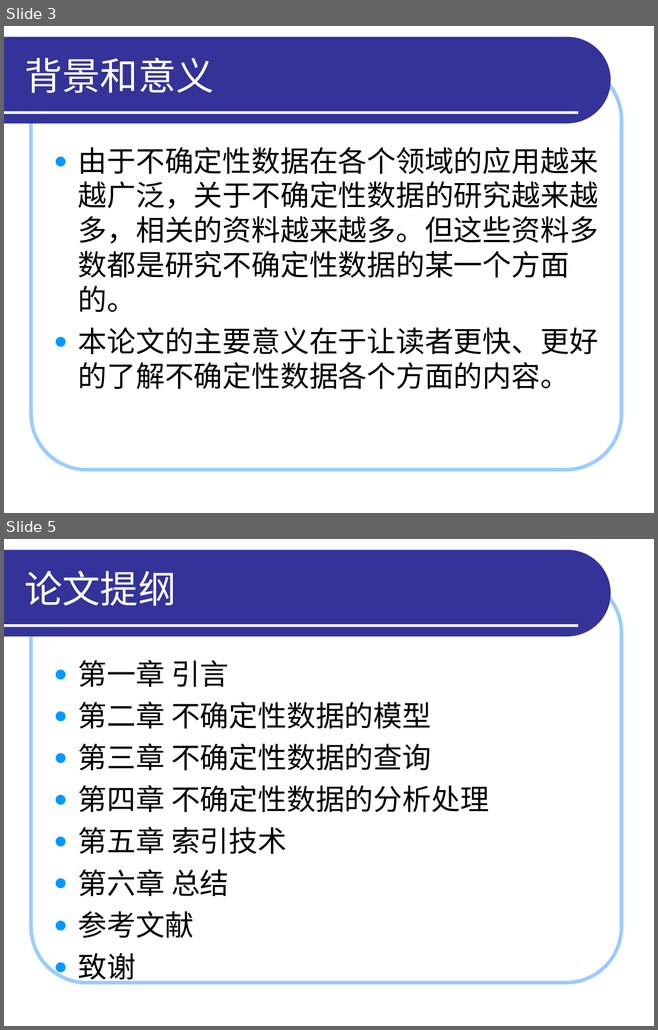
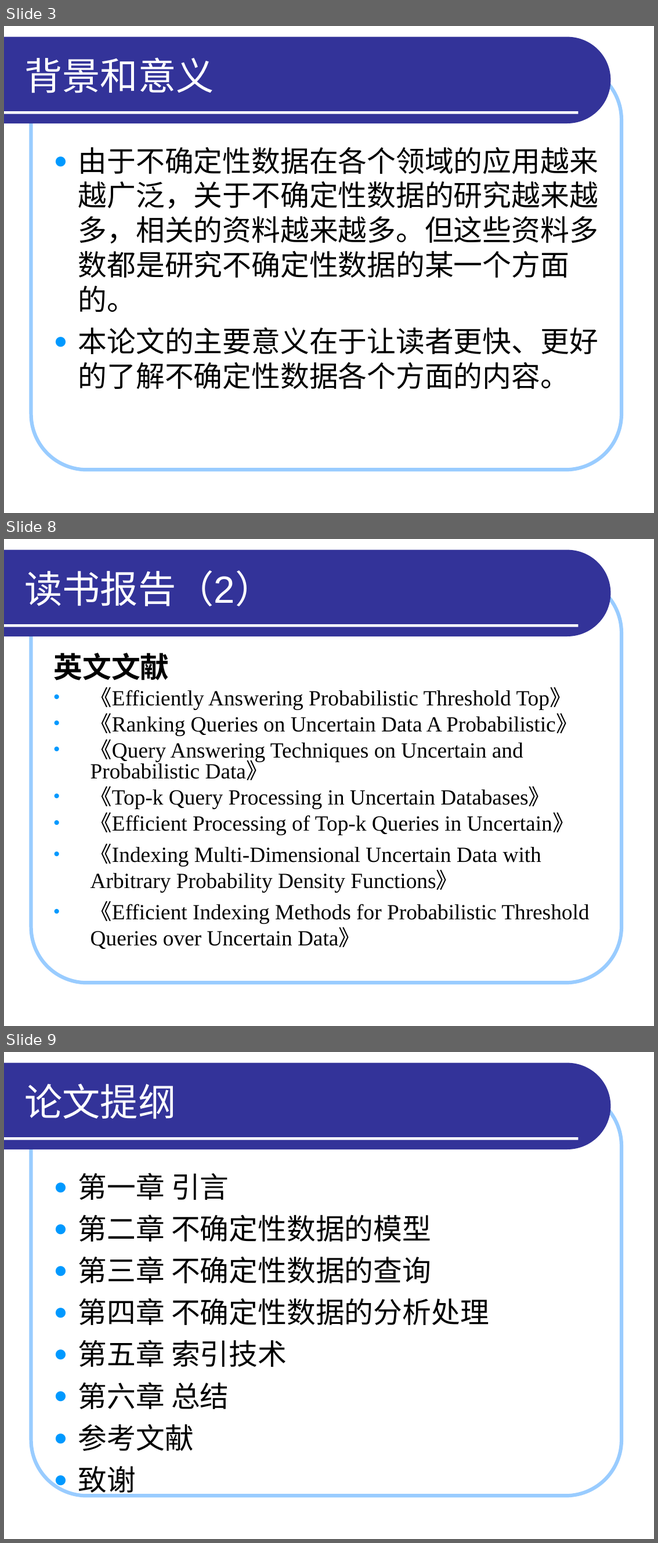
Before and after one commit to HiltonWei/wpstest, a slide deck: branches/区钺坚/读书报告/答辩演示_区钺坚.ppt. Shown one above the other, each under a label of ours: slides 3 and 5 before the commit, slides 3, 8 and 9 after it; the slides between them are not shown. The pictures are 658x1030 and 658x1543 pixels, drawn with LibreOffice and Linux fonts; fonts in the diff are those of the drawing. Boxes give left, top, right and bottom in pixels: in the first picture for what was removed or moved away, otherwise in the second. Text is boxed around its words. In the diff, an @@ line names an element or a change of style, - is before the commit and + after.

```diff
--- a/branches/区钺坚/读书报告/答辩演示_区钺坚.ppt
+++ b/branches/区钺坚/读书报告/答辩演示_区钺坚.ppt
@@ slide 8 added at box(4, 539, 654, 1026), background #FFFFFF; not listed: 3 template elements that a slide beside it also shows @@
@@ title added at box(24, 570, 273, 606), 42 pt, text #FFFFFF @@
+读书报告（2）
@@ text added at box(54, 653, 589, 949), 24 pt, text #000000 @@
+英文文献
+• 《Efficiently Answering Probabilistic Threshold Top》
+• 《Ranking Queries on Uncertain Data A Probabilistic》
+• 《Query Answering Techniques on Uncertain and Probabilistic Data》
+• 《Top-k Query Processing in Uncertain Databases》
+• 《Efficient Processing of Top-k Queries in Uncertain》
+• 《Indexing Multi-Dimensional Uncertain Data with Arbitrary Probability Density Functions》
+• 《Efficient Indexing Methods for Probabilistic Threshold Queries over Uncertain Data》
@@ what was slide 5 is now slide 9 @@
```
Also in this commit, not shown: 8 slides changed, 4 other slides added, 1 other file.
